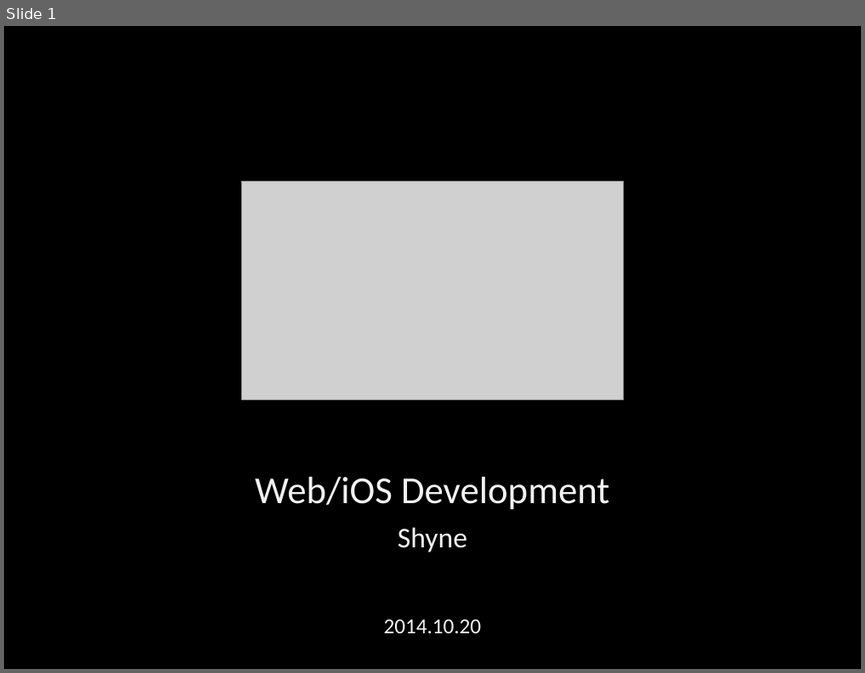
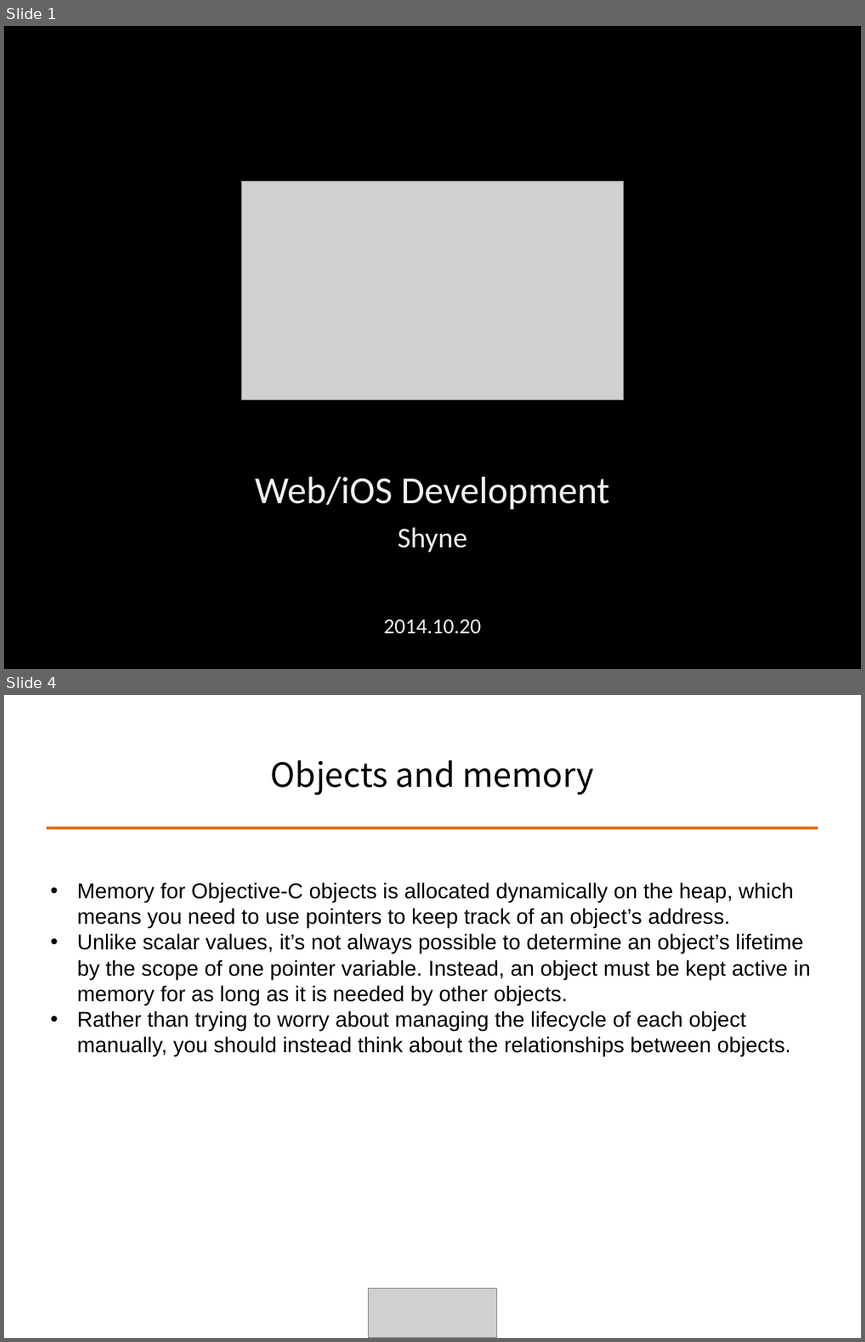
Before and after one commit to ALPHACamp/Camp-3-iOS-Dev, a slide deck: Class presentation/Week3 - Shyne/10-20-2014.ppt. Shown one above the other, each under a label of ours: slide 1 before the commit, slides 1 and 4 after it; the slides between them are not shown. The pictures are 865x673 and 865x1342 pixels, drawn with LibreOffice and Linux fonts; fonts in the diff are those of the drawing; grey boxes stand for pictures. Boxes give left, top, right and bottom in pixels: in the first picture for what was removed or moved away, otherwise in the second. Text is boxed around its words. In the diff, an @@ line names an element or a change of style, - is before the commit and + after.

Commit message:
upload 10-20-2014 ppt

```diff
--- a/Class presentation/Week3 - Shyne/10-20-2014.ppt
+++ b/Class presentation/Week3 - Shyne/10-20-2014.ppt
@@ slide 4 added at [4,695,861,1338], background #FFFFFF @@
@@ title added at [271,760,595,795], 28 pt, text #000000 @@
+Objects and memory
@@ line added from (46, 828) to (818, 828), #E46C0A 2.49 pt @@
@@ text added at [77,882,811,1057], 18 pt, text #000000 @@
+• Memory for Objective-C objects is allocated dynamically on the heap, which means you need to use pointers to keep track of an object’s address.
+• Unlike scalar values, it’s not always possible to determine an object’s lifetime by the scope of one pointer variable. Instead, an object must be kept active in memory for as long as it is needed by other objects.
+• Rather than trying to worry about managing the lifecycle of each object manually, you should instead think about the relationships between objects.
@@ picture added at [368,1288,497,1338] @@
```
Also in this commit, not shown: 37 other slides added, 7 slides removed, 3 other files.
